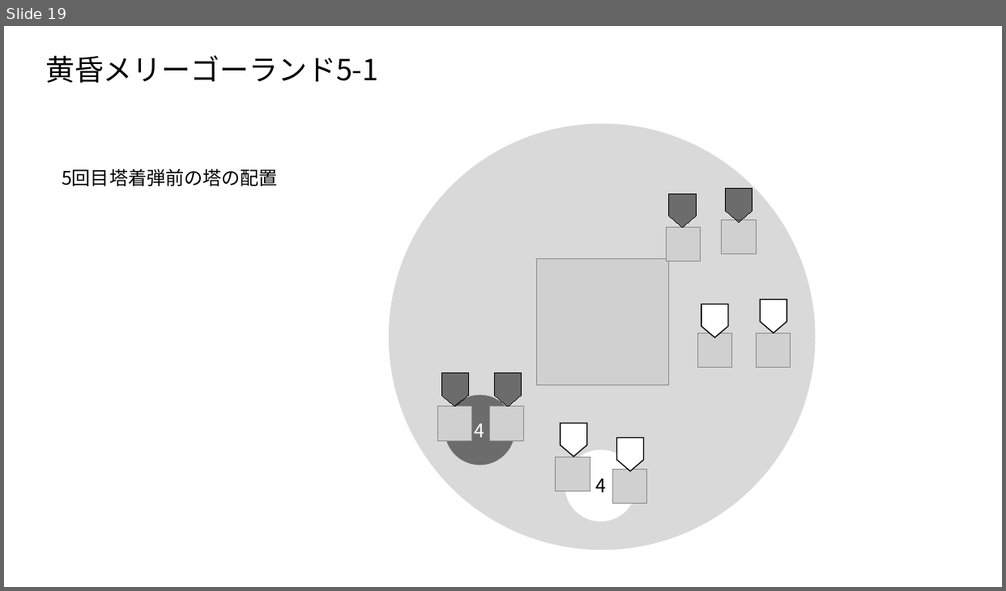
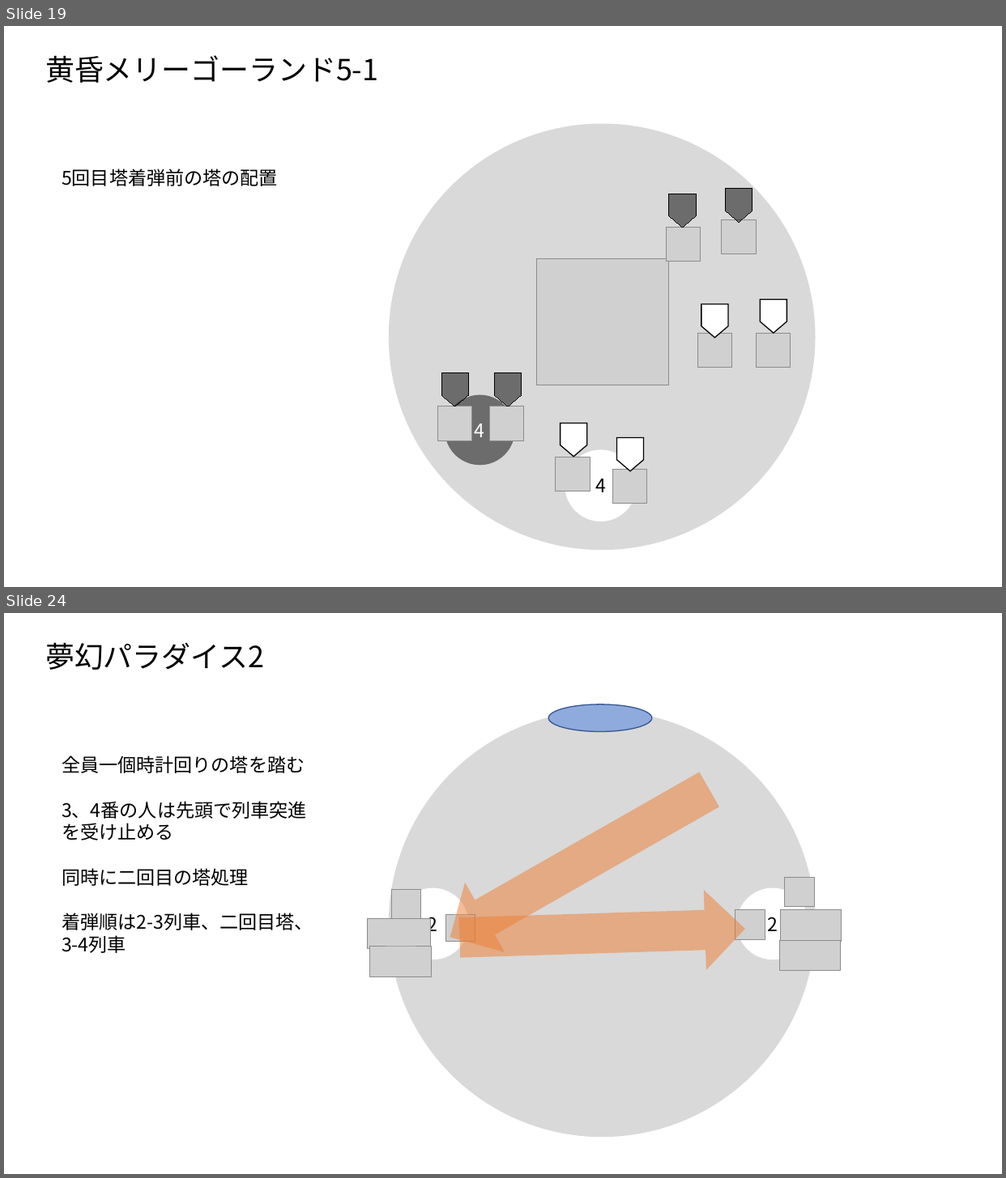
Before and after one commit to tufuchipaji/Tiera, a slide deck: 机制图示.pptx. Shown one above the other, each under a label of ours: slide 19 before the commit, slides 19 and 24 after it; the slides between them are not shown. The pictures are 1006x591 and 1006x1178 pixels, drawn with LibreOffice and Linux fonts; fonts in the diff are those of the drawing; grey boxes stand for pictures. Boxes give left, top, right and bottom in pixels: in the first picture for what was removed or moved away, otherwise in the second. Text is boxed around its words. In the diff, an @@ line names an element or a change of style, - is before the commit and + after.

```diff
--- a/机制图示.pptx
+++ b/机制图示.pptx
@@ slide 24 added at box(4, 613, 1002, 1174), background #FFFFFF @@
@@ title added at box(45, 642, 264, 670), 28 pt, text #000000 @@
+夢幻パラダイス2
@@ ellipse added at box(548, 705, 651, 731), fill #8FAADC, outline #325491 1 pt @@
@@ ellipse added at box(389, 710, 816, 1137), fill #D9D9D9 @@
@@ text added at box(62, 756, 313, 953), 18 pt, text #000000 @@
+全員一個時計回りの塔を踏む
+3、4番の人は先頭で列車突進を受け止める
+同時に二回目の塔処理
+着弾順は2-3列車、二回目塔、3-4列車
@@ right arrow added at box(431, 755, 730, 972), fill #ED7D31 at 50% opacity @@
@@ picture added at box(785, 877, 815, 907) @@
@@ picture added at box(392, 890, 422, 919) @@
@@ ellipse added at box(398, 889, 468, 960), fill #FFFFFF, outline #FFFFFF 1.5 pt, 18 pt, text #000000 @@
+2
@@ right arrow added at box(458, 888, 747, 977), fill #ED7D31 at 50% opacity @@
@@ ellipse added at box(738, 889, 808, 960), fill #FFFFFF, outline #FFFFFF 1.5 pt, 18 pt, text #000000 @@
+2
@@ picture added at box(368, 918, 431, 948) @@
@@ picture added at box(445, 914, 475, 942) @@
@@ picture added at box(735, 909, 765, 940) @@
@@ picture added at box(780, 909, 841, 941) @@
@@ picture added at box(370, 946, 432, 977) @@
@@ picture added at box(780, 941, 840, 971) @@
```
Also in this commit, not shown: 6 other slides added, 1 other file.
